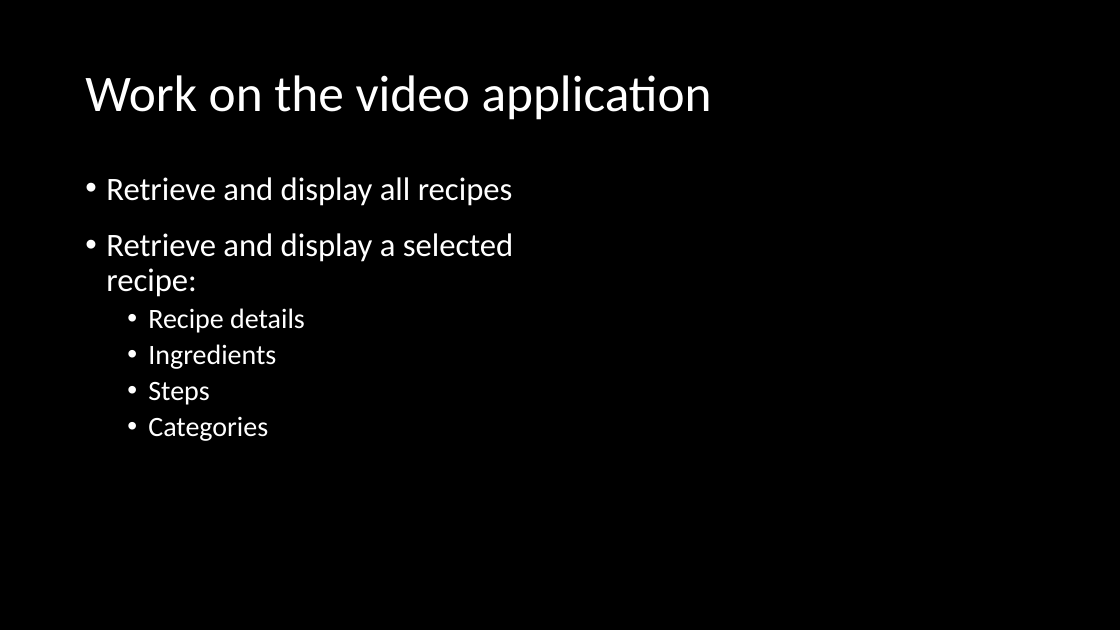
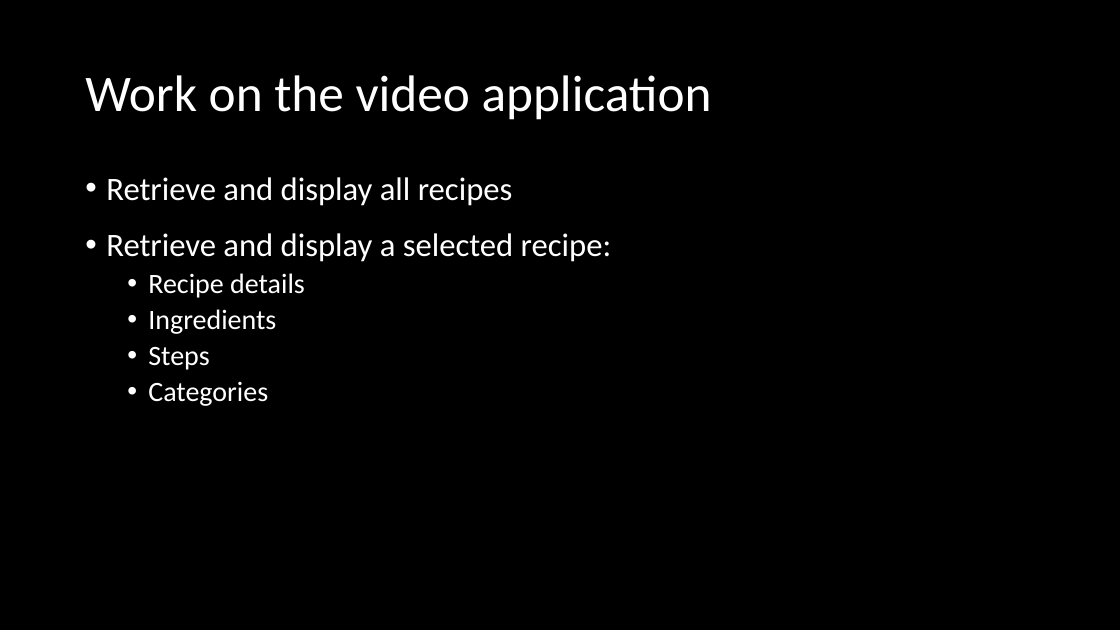
Before and after one commit to ckiefriter1/PT-BESD, a slide deck: slide 8 of Week10/W10.01. Week 4 Overview.pptx. Drawn at 1120x630 pixels with LibreOffice and Linux fonts; fonts in the diff are those of the drawing. Boxes give left, top, right and bottom in pixels: in the first picture for what was removed or moved away, otherwise in the second. Text is boxed around its words. In the diff, an @@ line names an element or a change of style, - is before the commit and + after.

```diff
--- a/Week10/W10.01. Week 4 Overview.pptx
+++ b/Week10/W10.01. Week 4 Overview.pptx
@@ text "Retrieve and display all recipes" rewrapped from [106,177,514,441] to [106,177,612,406] @@
```
Also in this commit, not shown: 3 other slides changed, 17 other files.
